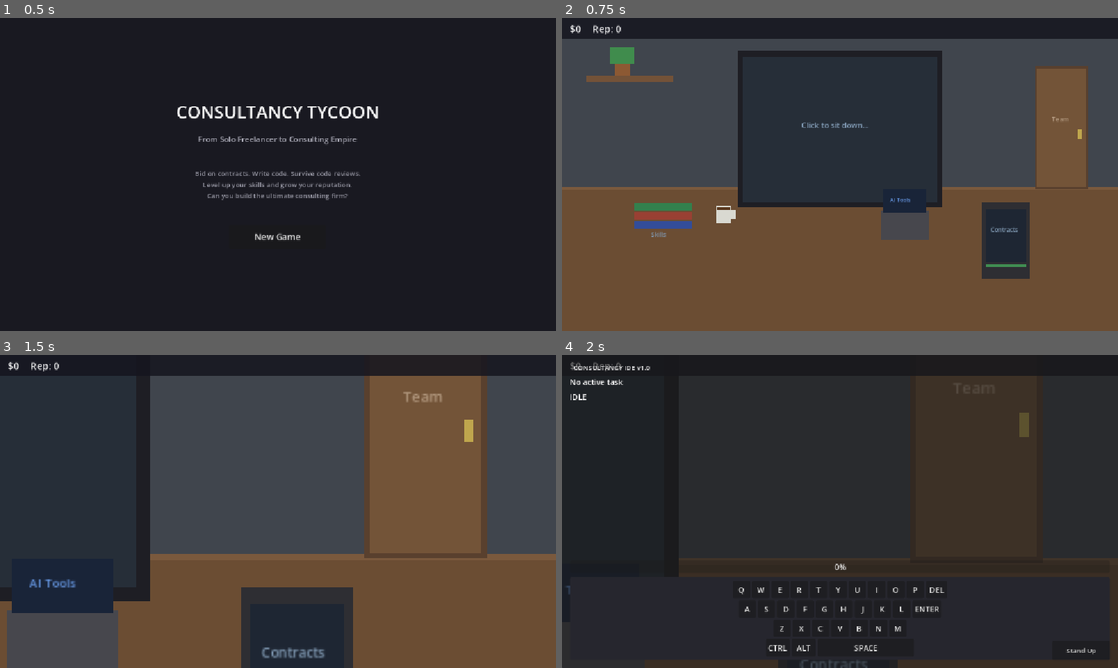
Above: before the commit, frames 1-4 (two rows, left to right).
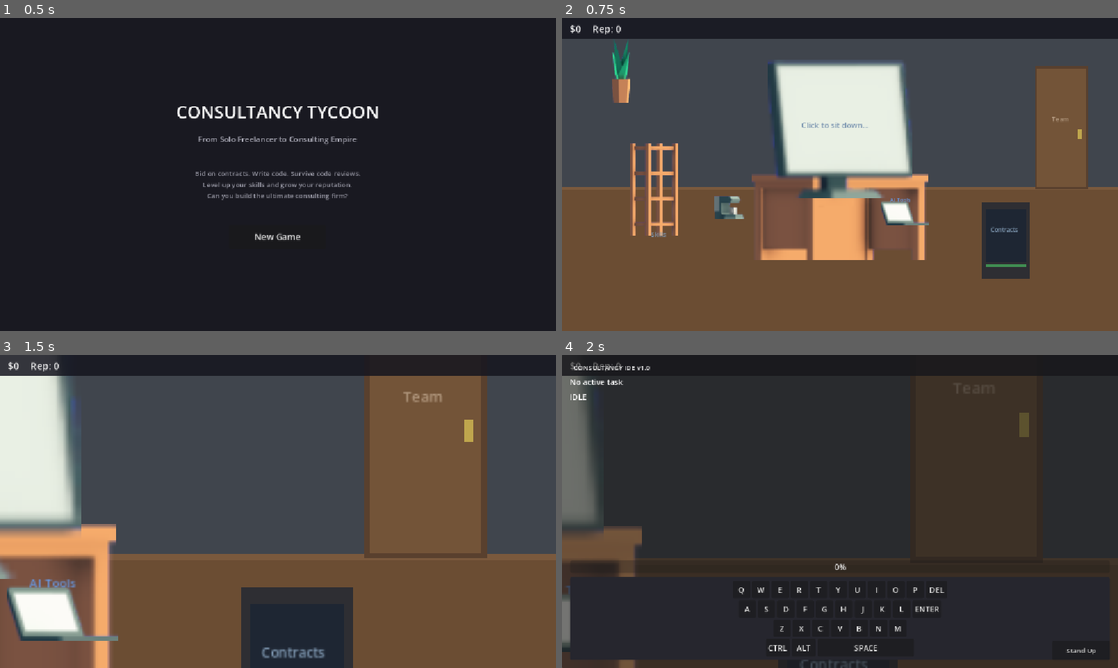
Above: after the commit, the same moments.

Repository: jprofessionals/consultancy-tycoon
Game: Godot game, scene res://src/main.tscn
Same seed, same stepped clock (60 frames per second), same inputs: the game is played once before the commit and once after it.
Inputs (mouse positions are in pixels of both pictures, inside the frame that each line leads up to):
- Up to frame 1 (0.5 s): no input
- Up to frame 2 (0.75 s): click "New Game" at 0.5 s
- Up to frame 3 (1.5 s): click (278, 464) at 1.27 s
- Up to frame 4 (2 s): no input

Frame 1 is identical in both runs. In frame 2, 24% of the frame differs, in the area x 4-69%, y 7-78%; in frame 3, 24%, in the area x 0-27%, y 0-100%; in frame 4, 5.5%.

Commit message:
feat: replace personal office ColorRects with Kenney furniture sprites
Replace flat ColorRect objects in desk_scene.gd with TextureRect nodes
loading Kenney Furniture Kit side-view sprites: computerScreen (monitor),
desk (furniture), bookcaseOpen (books/skills), laptop (AI tools),
kitchenCoffeeMachine (coffee mug), pottedPlant (plant+shelf), and
chairDesk (decorative). Wall, desk surface, phone, and door remain as
ColorRects. All signals, public methods, and monitor_rect zoom
calculation preserved.

Co-Authored-By: Claude Opus 4.6 <noreply@anthropic.com>

Diff:
--- a/src/office/desk_scene.gd
+++ b/src/office/desk_scene.gd
@@ -44,24 +44,18 @@
 	wall.size = Vector2(vp.x, vp.y * (380.0 / REF_H))
 	add_child(wall)
 
-	# Wall shelf (decorative)
-	var shelf = ColorRect.new()
-	shelf.color = Color(0.45, 0.32, 0.22)
-	shelf.position = Vector2(vp.x * (50.0 / REF_W), vp.y * (120.0 / REF_H))
-	shelf.size = Vector2(180, 12)
-	add_child(shelf)
-
-	# Plant on shelf
-	var pot = ColorRect.new()
-	pot.color = Color(0.55, 0.35, 0.20)
-	pot.position = Vector2(vp.x * (110.0 / REF_W), vp.y * (90.0 / REF_H))
-	pot.size = Vector2(30, 30)
-	add_child(pot)
-	var leaves = ColorRect.new()
-	leaves.color = Color(0.25, 0.55, 0.30)
-	leaves.position = Vector2(vp.x * (100.0 / REF_W), vp.y * (60.0 / REF_H))
-	leaves.size = Vector2(50, 35)
-	add_child(leaves)
+	# === PLANT (on wall, replaces shelf + pot + leaves) ===
+	var plant_tex = TextureRect.new()
+	plant_tex.texture = preload("res://assets/kenney-furniture/side/pottedPlant.png")
+	plant_tex.stretch_mode = TextureRect.STRETCH_KEEP_ASPECT_CENTERED
+	var plant_scale = 1.6
+	var plant_w = 28.0 * plant_scale
+	var plant_h = 85.0 * plant_scale
+	plant_tex.custom_minimum_size = Vector2(plant_w, plant_h)
+	plant_tex.size = Vector2(plant_w, plant_h)
+	plant_tex.position = Vector2(vp.x * (100.0 / REF_W), vp.y * (40.0 / REF_H))
+	plant_tex.mouse_filter = Control.MOUSE_FILTER_IGNORE
+	add_child(plant_tex)
 
 	# Desk surface (lower portion)
 	var desk = ColorRect.new()
@@ -77,34 +71,52 @@
 	desk_edge.size = Vector2(vp.x, 6)
 	add_child(desk_edge)
 
-	# === MONITOR (center) ===
-	# Monitor stand
-	var stand_base = ColorRect.new()
-	stand_base.color = Color(0.20, 0.20, 0.22)
-	stand_base.position = Vector2(mon_x + mon_w * 0.315, desk_y + 20)
-	stand_base.size = Vector2(100, 12)
-	add_child(stand_base)
-	var stand_neck = ColorRect.new()
-	stand_neck.color = Color(0.22, 0.22, 0.24)
-	stand_neck.position = Vector2(mon_x + mon_w * 0.465, desk_y - 10)
-	stand_neck.size = Vector2(30, 35)
-	add_child(stand_neck)
-
-	# Monitor bezel (dark frame)
-	var bezel = ColorRect.new()
-	bezel.color = Color(0.12, 0.12, 0.14)
-	bezel.position = Vector2(monitor_rect.position.x - 12, monitor_rect.position.y - 12)
-	bezel.size = Vector2(monitor_rect.size.x + 24, monitor_rect.size.y + 24)
-	add_child(bezel)
-
-	# Monitor screen (lighter)
-	var screen = ColorRect.new()
-	screen.color = Color(0.15, 0.18, 0.22)
-	screen.position = monitor_rect.position
-	screen.size = monitor_rect.size
-	add_child(screen)
-
-	# Screen content - idle desktop text
+	# === DESK FURNITURE SPRITE (centered under monitor, on top of desk surface) ===
+	var desk_sprite = TextureRect.new()
+	desk_sprite.texture = preload("res://assets/kenney-furniture/side/desk.png")
+	desk_sprite.stretch_mode = TextureRect.STRETCH_KEEP_ASPECT_CENTERED
+	var desk_spr_scale = 3.5
+	var desk_spr_w = 116.0 * desk_spr_scale
+	var desk_spr_h = 51.0 * desk_spr_scale
+	desk_sprite.custom_minimum_size = Vector2(desk_spr_w, desk_spr_h)
+	desk_sprite.size = Vector2(desk_spr_w, desk_spr_h)
+	desk_sprite.position = Vector2((vp.x - desk_spr_w) / 2.0, desk_y - desk_spr_h * 0.15)
+	desk_sprite.mouse_filter = Control.MOUSE_FILTER_IGNORE
+	add_child(desk_sprite)
+
+	# === DESK CHAIR (decorative, behind desk) ===
+	var chair_tex = TextureRect.new()
+	chair_tex.texture = preload("res://assets/kenney-furniture/side/chairDesk.png")
+	chair_tex.stretch_mode = TextureRect.STRETCH_KEEP_ASPECT_CENTERED
+	var chair_scale = 2.2
+	var chair_w = 60.0 * chair_scale
+	var chair_h = 97.0 * chair_scale
+	chair_tex.custom_minimum_size = Vector2(chair_w, chair_h)
+	chair_tex.size = Vector2(chair_w, chair_h)
+	chair_tex.position = Vector2((vp.x - chair_w) / 2.0, desk_y - chair_h * 0.35)
+	chair_tex.z_index = -1
+	chair_tex.mouse_filter = Control.MOUSE_FILTER_IGNORE
+	add_child(chair_tex)
+
+	# === MONITOR (center, sprite replaces bezel + screen ColorRects) ===
+	var monitor_tex = TextureRect.new()
+	monitor_tex.texture = preload("res://assets/kenney-furniture/side/computerScreen.png")
+	monitor_tex.stretch_mode = TextureRect.STRETCH_KEEP_ASPECT_CENTERED
+	# Scale the 71x71 sprite to fill the monitor_rect area (use height as guide)
+	var mon_sprite_scale = mon_h / 71.0
+	var mon_sprite_w = 71.0 * mon_sprite_scale
+	var mon_sprite_h = 71.0 * mon_sprite_scale
+	monitor_tex.custom_minimum_size = Vector2(mon_sprite_w, mon_sprite_h)
+	monitor_tex.size = Vector2(mon_sprite_w, mon_sprite_h)
+	# Center the sprite over the monitor_rect area
+	monitor_tex.position = Vector2(
+		mon_x + (mon_w - mon_sprite_w) / 2.0,
+		mon_y + (mon_h - mon_sprite_h) / 2.0
+	)
+	monitor_tex.mouse_filter = Control.MOUSE_FILTER_IGNORE
+	add_child(monitor_tex)
+
+	# Screen content - idle desktop text (kept as-is)
 	var screen_text = Label.new()
 	screen_text.text = "Click to sit down..."
 	screen_text.add_theme_font_size_override("font_size", 16)
@@ -139,7 +151,7 @@
 	email_badge.pressed.connect(func(): email_clicked.emit())
 	add_child(email_badge)
 
-	# === PHONE (right side of desk) ===
+	# === PHONE (right side of desk) — stays as ColorRects ===
 	var phone_x = vp.x * (870.0 / REF_W)
 	var phone_y = vp.y * (380.0 / REF_H)
 
@@ -182,20 +194,24 @@
 	phone_btn.pressed.connect(func(): phone_clicked.emit())
 	add_child(phone_btn)
 
-	# === BOOKS (left side of desk) ===
+	# === BOOKCASE (left side of desk, replaces book stack) ===
 	var books_x = vp.x * (150.0 / REF_W)
 	var books_base_y = vp.y * (420.0 / REF_H)
 
-	# Book stack (3 books)
-	var book_colors = [Color(0.2, 0.3, 0.6), Color(0.6, 0.25, 0.2), Color(0.2, 0.5, 0.3)]
-	for i in 3:
-		var book = ColorRect.new()
-		book.color = book_colors[i]
-		book.position = Vector2(books_x, books_base_y - i * 18)
-		book.size = Vector2(120, 16)
-		add_child(book)
-
-	# Books label
+	var bookcase_tex = TextureRect.new()
+	bookcase_tex.texture = preload("res://assets/kenney-furniture/side/bookcaseOpen.png")
+	bookcase_tex.stretch_mode = TextureRect.STRETCH_KEEP_ASPECT_CENTERED
+	var bookcase_scale = 1.5
+	var bookcase_w = 67.0 * bookcase_scale
+	var bookcase_h = 140.0 * bookcase_scale
+	bookcase_tex.custom_minimum_size = Vector2(bookcase_w, bookcase_h)
+	bookcase_tex.size = Vector2(bookcase_w, bookcase_h)
+	# Position so the bottom of the bookcase sits on the desk area
+	bookcase_tex.position = Vector2(books_x - 10, books_base_y - bookcase_h + 40)
+	bookcase_tex.mouse_filter = Control.MOUSE_FILTER_IGNORE
+	add_child(bookcase_tex)
+
+	# Books label (kept)
 	var books_label = Label.new()
 	books_label.text = "Skills"
 	books_label.add_theme_font_size_override("font_size", 12)
@@ -203,7 +219,7 @@
 	books_label.position = Vector2(books_x + 35, books_base_y + 20)
 	add_child(books_label)
 
-	# Books click button
+	# Books click button (kept)
 	var books_btn = Button.new()
 	books_btn.flat = true
 	books_btn.position = Vector2(books_x - 10, desk_y + 20)
@@ -212,57 +228,39 @@
 	books_btn.pressed.connect(func(): books_clicked.emit())
 	add_child(books_btn)
 
-	# === COFFEE MUG (decorative, left of monitor) ===
+	# === COFFEE MACHINE (decorative, left of monitor, replaces mug) ===
 	var mug_x = vp.x * (320.0 / REF_W)
 	var mug_y = vp.y * (390.0 / REF_H)
 
-	var mug_body = ColorRect.new()
-	mug_body.color = Color(0.85, 0.85, 0.82)
-	mug_body.position = Vector2(mug_x, mug_y)
-	mug_body.size = Vector2(30, 35)
-	add_child(mug_body)
-
-	# Mug handle
-	var mug_handle = ColorRect.new()
-	mug_handle.color = Color(0.85, 0.85, 0.82)
-	mug_handle.position = Vector2(mug_x + 30, mug_y + 8)
-	mug_handle.size = Vector2(10, 18)
-	add_child(mug_handle)
-
-	# Coffee surface
-	var coffee = ColorRect.new()
-	coffee.color = Color(0.35, 0.22, 0.12)
-	coffee.position = Vector2(mug_x + 2, mug_y + 2)
-	coffee.size = Vector2(26, 6)
-	add_child(coffee)
-
-	# === LAPTOP (between books and coffee mug — AI Tools) ===
+	var coffee_tex = TextureRect.new()
+	coffee_tex.texture = preload("res://assets/kenney-furniture/side/kitchenCoffeeMachine.png")
+	coffee_tex.stretch_mode = TextureRect.STRETCH_KEEP_ASPECT_CENTERED
+	var coffee_scale = 1.8
+	var coffee_w = 35.0 * coffee_scale
+	var coffee_h = 43.0 * coffee_scale
+	coffee_tex.custom_minimum_size = Vector2(coffee_w, coffee_h)
+	coffee_tex.size = Vector2(coffee_w, coffee_h)
+	coffee_tex.position = Vector2(mug_x - 5, mug_y - coffee_h + 40)
+	coffee_tex.mouse_filter = Control.MOUSE_FILTER_IGNORE
+	add_child(coffee_tex)
+
+	# === LAPTOP (right of monitor on desk — AI Tools) ===
 	var laptop_x = vp.x * (660.0 / REF_W)
 	var laptop_base_y = vp.y * (400.0 / REF_H)
 
-	# Laptop base
-	var laptop_base = ColorRect.new()
-	laptop_base.color = Color(0.28, 0.28, 0.30)
-	laptop_base.position = Vector2(laptop_x, laptop_base_y)
-	laptop_base.size = Vector2(100, 60)
-	add_child(laptop_base)
-
-	# Laptop screen (angled up)
-	var laptop_screen = ColorRect.new()
-	laptop_screen.color = Color(0.10, 0.14, 0.22)
-	laptop_screen.position = Vector2(laptop_x + 5, laptop_base_y - 45)
-	laptop_screen.size = Vector2(90, 48)
-	add_child(laptop_screen)
-
-	# Laptop screen bezel
-	var laptop_bezel = ColorRect.new()
-	laptop_bezel.color = Color(0.22, 0.22, 0.24)
-	laptop_bezel.position = Vector2(laptop_x + 2, laptop_base_y - 48)
-	laptop_bezel.size = Vector2(96, 52)
-	laptop_bezel.z_index = -1
-	add_child(laptop_bezel)
-
-	# Laptop label
+	var laptop_tex = TextureRect.new()
+	laptop_tex.texture = preload("res://assets/kenney-furniture/side/laptop.png")
+	laptop_tex.stretch_mode = TextureRect.STRETCH_KEEP_ASPECT_CENTERED
+	var laptop_scale = 2.0
+	var laptop_w = 50.0 * laptop_scale
+	var laptop_h = 52.0 * laptop_scale
+	laptop_tex.custom_minimum_size = Vector2(laptop_w, laptop_h)
+	laptop_tex.size = Vector2(laptop_w, laptop_h)
+	laptop_tex.position = Vector2(laptop_x, laptop_base_y - laptop_h + 55)
+	laptop_tex.mouse_filter = Control.MOUSE_FILTER_IGNORE
+	add_child(laptop_tex)
+
+	# Laptop label (kept)
 	var laptop_label = Label.new()
 	laptop_label.text = "AI Tools"
 	laptop_label.add_theme_font_size_override("font_size", 11)
@@ -270,7 +268,7 @@
 	laptop_label.position = Vector2(laptop_x + 20, laptop_base_y - 32)
 	add_child(laptop_label)
 
-	# Laptop click button
+	# Laptop click button (kept)
 	var laptop_btn = Button.new()
 	laptop_btn.flat = true
 	laptop_btn.position = Vector2(laptop_x, laptop_base_y - 48)
@@ -279,7 +277,7 @@
 	laptop_btn.pressed.connect(func(): laptop_clicked.emit())
 	add_child(laptop_btn)
 
-	# === DOOR (on the wall — Hiring / Office) ===
+	# === DOOR (on the wall — stays as ColorRects) ===
 	var door_x = vp.x * (980.0 / REF_W)
 	var door_y = vp.y * (100.0 / REF_H)
 
